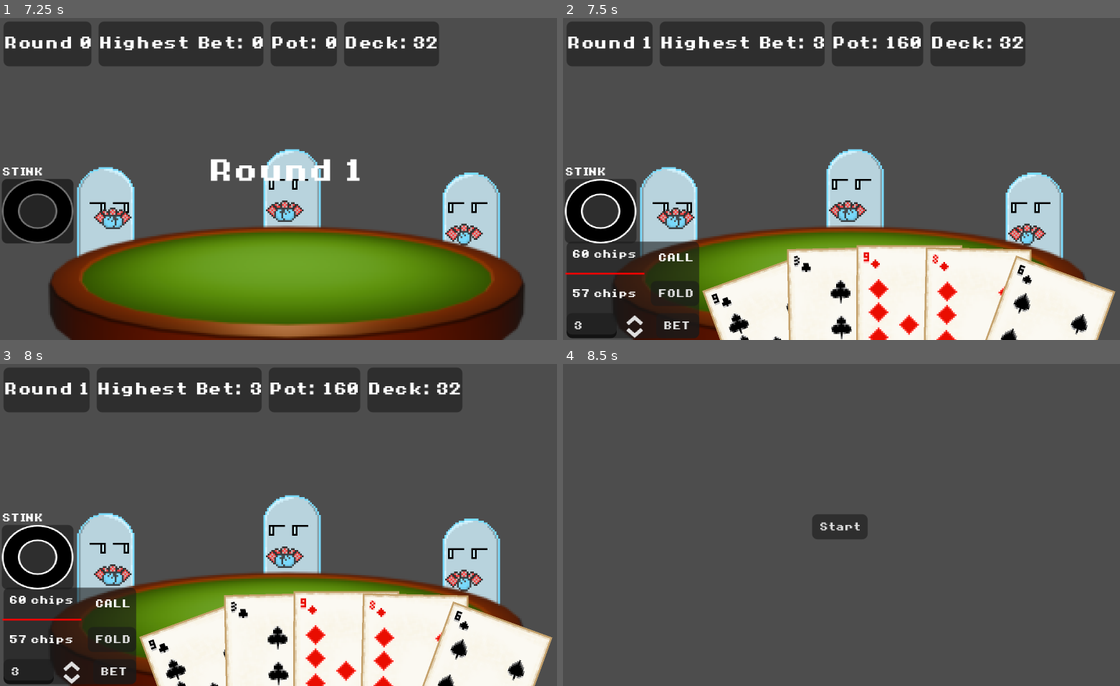
Above: before the commit, frames 1-4 (two rows, left to right).
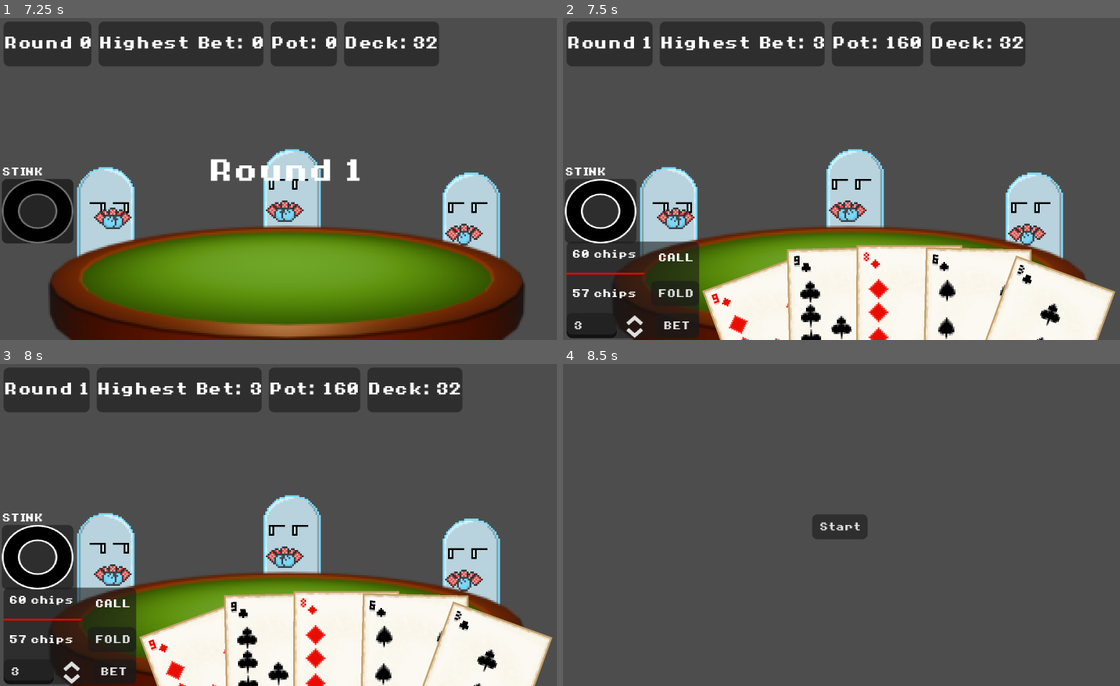
Above: after the commit, the same moments.

Repository: tofimega/ghost-poker
Game: Godot game, scene res://scenes/title_menu/hud/title_menu_hud.tscn
Two runs of this game, one before a commit and one after it. Both use one fixed random seed, a clock stepped at 60 frames per second and the inputs below.
Inputs (mouse positions are in pixels of both pictures, inside the frame that each line leads up to):
- Up to frame 1 (7.25 s): click "Start" at 0.5 s; move the mouse to (412, 162) at 1.27 s; move the mouse to (172, 195) at 2.02 s; move the mouse to (345, 108) at 2.77 s; move the mouse to (256, 243) at 3.52 s; move the mouse to (456, 227) at 4.27 s; move the mouse to (116, 130) at 5.02 s; move the mouse to (317, 179) at 5.77 s; move the mouse to (200, 98) at 6.52 s
- Up to frame 2 (7.5 s): tap Enter at 7.25 s; move the mouse to (975, 162) at 7.27 s
- Up to frame 3 (8 s): no input
- Up to frame 4 (8.5 s): click "FOLD" at 8 s

Frame 1 is identical in both runs. In frame 2, 1.9% of the frame differs, in the area x 26-95%, y 72-100%; in frame 3, 1.9%; in frame 4, nothing differs.

Commit message:
sort cards on hud for clarity

Diff:
--- a/scenes/hud/hud.gd
+++ b/scenes/hud/hud.gd
@@ -87,10 +87,16 @@
 		for i in PokerEngine.get_player(0).hand.size():
 			hand.add_child(CARD_HUD.instantiate())
 		return
+
+	var chs: Array[CardHUD]
 	for c in PokerEngine.get_player(player).hand:
 		var ch: CardHUD = CARD_HUD.instantiate()
 		ch.card=c
-		hand.add_child(ch)
+		chs.append(ch)
+
+	chs.sort_custom(func (a: CardHUD, b: CardHUD): return a.card.suit > b.card.suit)
+	chs.sort_custom(func (a: CardHUD, b: CardHUD): return a.card.rank > b.card.rank)
+	for ch: CardHUD in chs: hand.add_child(ch)
 
 
 const PLAYER_HAND_ON_POSITION: Vector2 = Vector2(120, 171)
